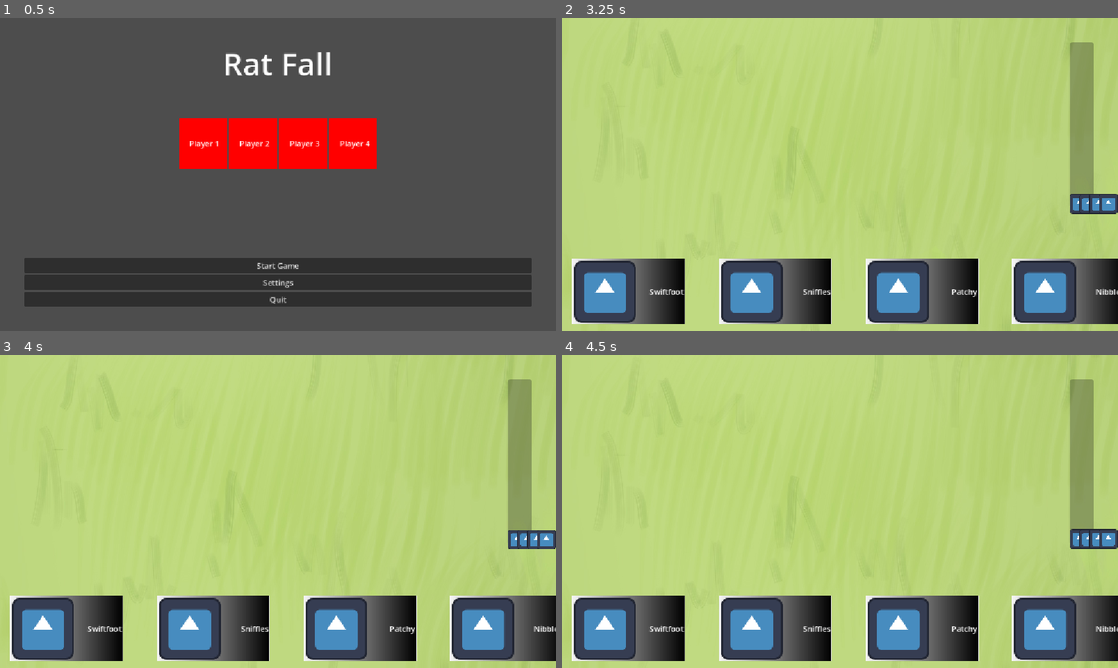
Above: before the commit, frames 1-4 (two rows, left to right).
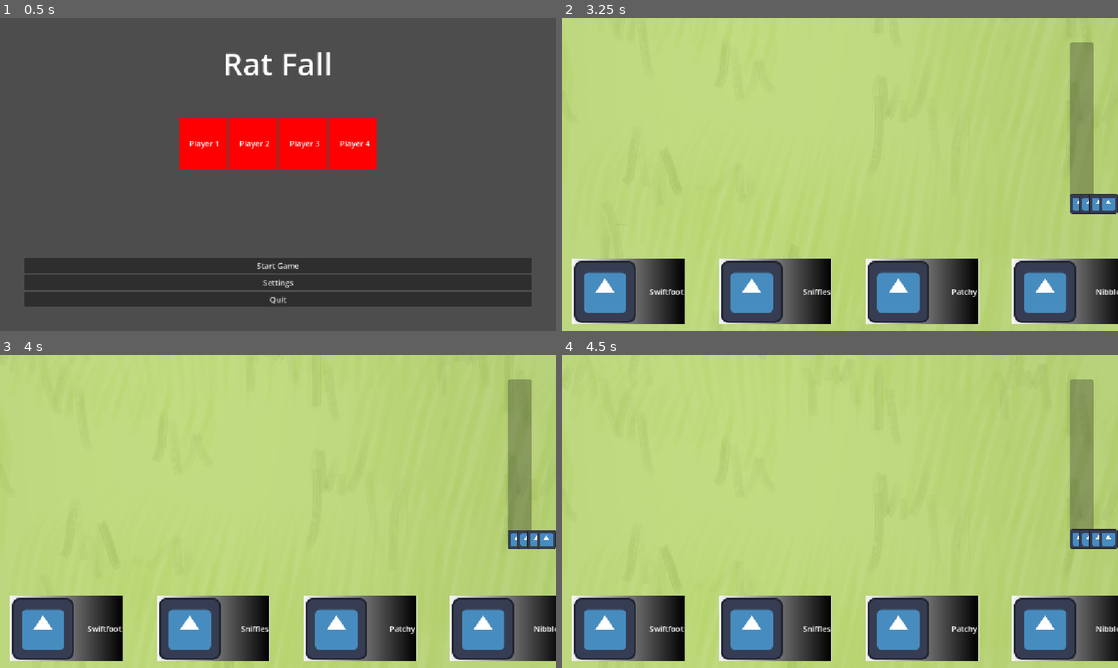
Above: after the commit, the same moments.

Repository: eebysheebstudio-hue/RatFall
Game: Godot game, scene res://Scenes/BootLevel.tscn
Two runs of this game, one before a commit and one after it. Both use one fixed random seed, a clock stepped at 60 frames per second and the inputs below. The engine's default icon, where the game draws it, is replaced by a stand-in: a white triangle on a blue panel in a dark square.
Inputs:
- Up to frame 1 (0.5 s): no input
- Up to frame 2 (3.25 s): click "Start Game" at 0.5 s; tap Enter (p2_action) at 1.25, 2.75 s; hold D (p1_right) 1.28-2.03 s; hold O (p1_test_fall) 1.28-2.03 s; tap Space at 2 s; hold S (p1_down) 2.03-2.78 s; tap E (p1_action) at 2.1 s; tap O (p1_test_fall) at 2.3, 3.05 s; hold D (p1_right) from 2.78 s (still down); hold I (p1_test_boost) from 2.78 s (still down)
- Up to frame 3 (4 s): release D (p1_right) at 3.53 s; release I (p1_test_boost) at 3.53 s; hold W (p1_up) from 3.53 s (still down); tap U (p1_test_cannon) at 3.6 s; tap O (p1_test_fall) at 3.8 s
- Up to frame 4 (4.5 s): tap Space at 4.25 s; release W (p1_up) at 4.28 s; hold A (p1_left) from 4.28 s (still down); hold O (p1_test_fall) from 4.28 s (still down)

Frame 1 is identical in both runs. In frame 2, less than 0.1% of the frame differs, in the area x 20-91%, y 14-77%; in frame 3, less than 0.1%; in frame 4, less than 0.1%, in the area x 38-91%, y 38-100%.

Commit message:
Adjusted hill top and player movement speeds.

Diff:
--- a/Scenes/Player/player.gd
+++ b/Scenes/Player/player.gd
@@ -4,13 +4,13 @@
 
 const SPEED = 300.0
 
-var horizontalSpeedMultiplier: float = 0.1
-var verticalSpeedMultiplier: float = 0.1
+var horizontalSpeedMultiplier: float = 0.5
+var verticalSpeedMultiplier: float = 0.5
 
-var verticalClimbingSpeed: float = 0.1
-var horizontalClimbingSpeed: float = 0.08
+var verticalClimbingSpeed: float = 0.5
+var horizontalClimbingSpeed: float = 0.15
 var verticalSpeedWhileFalling: float = 0.0
-var horizontalSpeedWhileFalling: float = 0.05
+var horizontalSpeedWhileFalling: float = 0.1
 
 var speedBoostMultiplier: float = 2.0
 var hook_boost: float = 6.0
@@ -90,7 +90,7 @@
 	if event.is_action_pressed("p1_test_stop"):
 		apply_stopped_state(2.0)
 	if event.is_action_pressed("p1_test_fall"):
-		apply_falling_state(2.0)
+		apply_falling_state(1.0)
 	if event.is_action_pressed("p1_test_boost"):
 		apply_speed_boost(3.0)
 	if event.is_action_pressed("p1_test_cannon"):
--- a/Scenes/hill.gd
+++ b/Scenes/hill.gd
@@ -1,6 +1,6 @@
 extends Node2D
 var hill_bottom: float = 0.0
-var hill_top = 10.0
+var hill_top = 10000.0
 var percent_progress_speed: float = 1 # Moves X% of the hill per second
 var percent_progress: float = 0.0
 var hill_height: float
@@ -22,7 +22,7 @@
 func _process(delta: float) -> void:
 	if (percent_progress < 100):
 		percent_progress = percent_progress + (percent_progress_speed * delta)
-		$MovementNode.position = $MovementNode.position + Vector2(0, -hill_height * (percent_progress / 100))
+		$MovementNode.position = Vector2(0, -hill_height * (percent_progress / 100))
 		print(percent_progress)
 		$CanvasLayer/BoxContainer/MarginContainer/HillProgressBar.update_progress(percent_progress)
 
